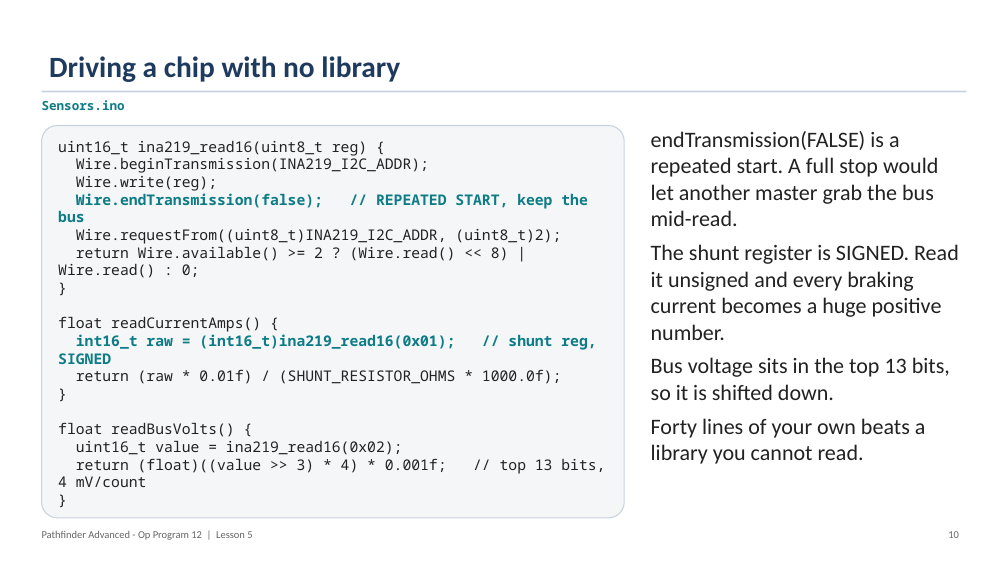
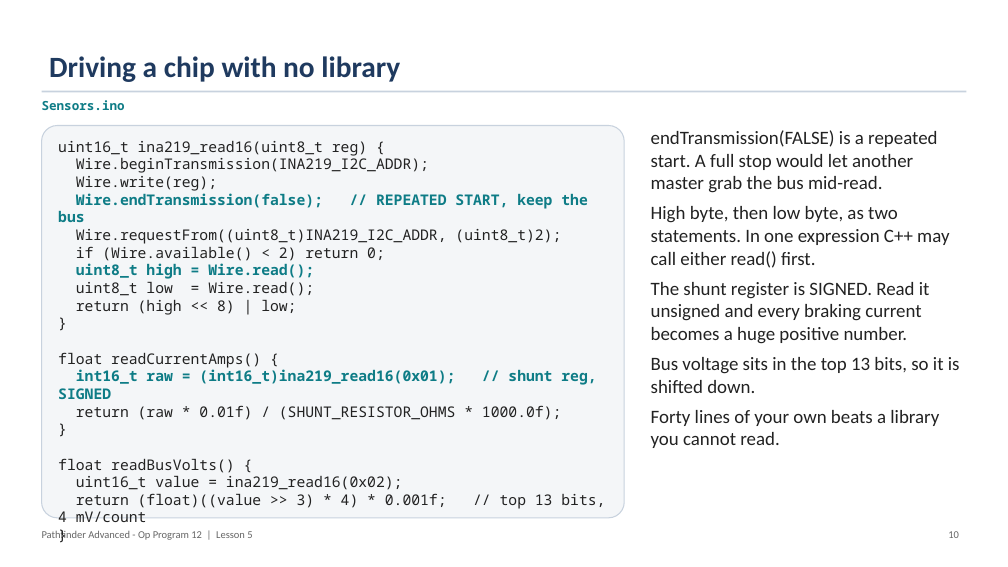
Before and after one commit to PorpoiseRobotics/porpoise-robotics, a slide deck: slide 10 of ground-vehicle/docs/courses/advanced/l5_sensors_and_self_test.pptx. Drawn at 1008x567 pixels with LibreOffice and Linux fonts; fonts in the diff are those of the drawing. Boxes give left, top, right and bottom in pixels: in the first picture for what was removed or moved away, otherwise in the second. Text is boxed around its words. In the diff, an @@ line names an element or a change of style, - is before the commit and + after.

```diff
--- a/ground-vehicle/docs/courses/advanced/l5_sensors_and_self_test.pptx
+++ b/ground-vehicle/docs/courses/advanced/l5_sensors_and_self_test.pptx
@@ text at (x1=651, y1=130, x2=960, y2=448): size 21 to 18 pt in "endTransmission(FALSE) is a repeated start. A full ...", "The shunt register is SIGNED. Read it ...", "Bus voltage sits in the top 13 ...", "Forty lines of your own beats a ..." @@
@@ text at (x1=651, y1=206, x2=949, y2=268): paragraph added @@
+High byte, then low byte, as two statements. In one expression C++ may call either read() first.
@@ text in rounded rectangle at (x1=76, y1=246, x2=385, y2=315): text changed @@
-return Wire.available() >= 2 ? (Wire.read() << 8) | Wire.read() : 0;
+if (Wire.available() < 2) return 0;
+uint8_t high = Wire.read();
+uint8_t low = Wire.read();
+return (high << 8) | low;
```
Also in this commit, not shown: 3 other files.
